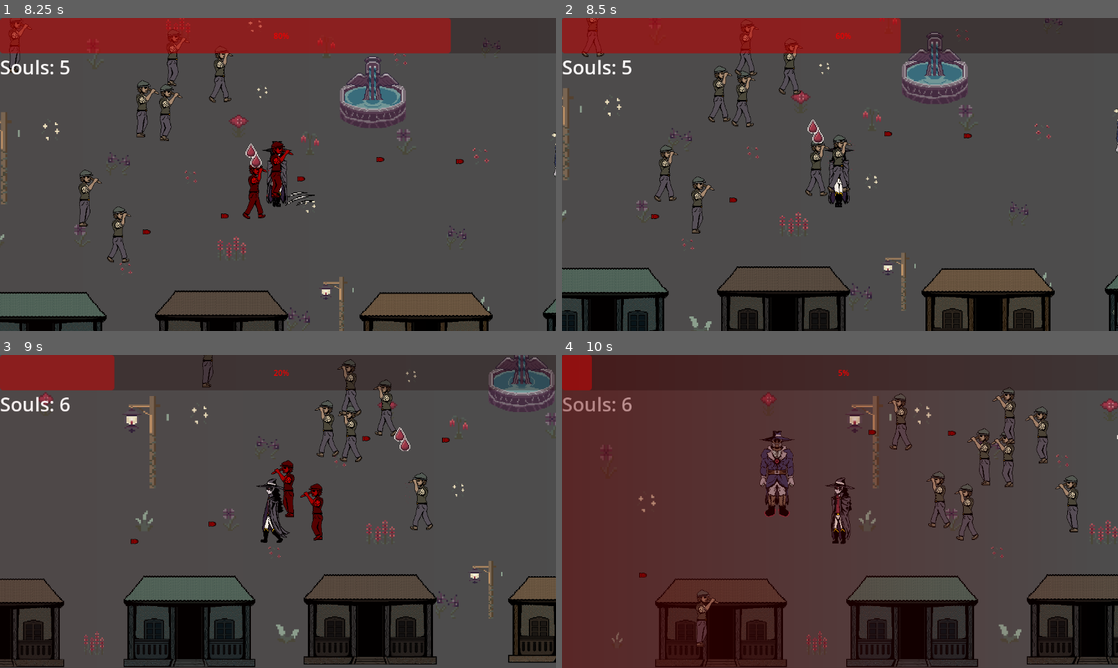
Above: before the commit, frames 1-4 (two rows, left to right).
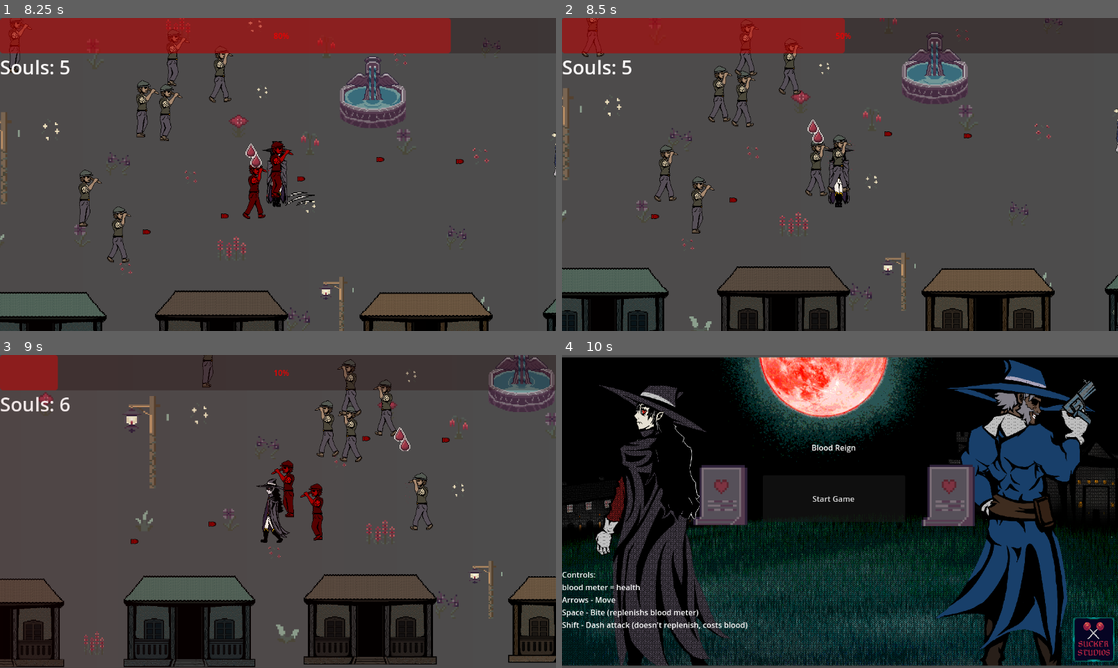
Above: after the commit, the same moments.

Repository: minakaragoz/Blood_Reign
Game: Godot game, scene res://final_level.tscn
The game is run twice, just before and just after one commit, with the same random seed, the same clock (stepped at 60 frames per second) and the same inputs. This scene is started directly instead of the project's main scene. Sound files missing from this copy of the repository are replaced by a short silence.
Inputs (mouse positions are in pixels of both pictures, inside the frame that each line leads up to):
- Up to frame 1 (8.25 s): move the mouse to (400, 158) at 0.52 s; hold Right (ui_right) 0.53-1.28 s; tap Space (bite) at 0.6, 1.55, 2.85, 4.55, 5.1, 6.05, 7.35 s; click (400, 158) at 0.67 s; tap C (claw) at 0.8, 1.35, 2.3, 3.6, 5.3, 5.85, 6.8, 8.1 s; move the mouse to (166, 190) at 1.27 s; hold Down (ui_down) 1.28-2.03 s; move the mouse to (333, 105) at 2.02 s; hold Right (ui_right) 2.03-2.78 s; tap X (bat_form) at 2.1, 6.6 s; move the mouse to (250, 237) at 2.77 s; hold Up (ui_up) 2.78-3.53 s; click (250, 237) at 2.92 s; move the mouse to (444, 221) at 3.52 s; hold Left (ui_left) 3.53-5.03 s; move the mouse to (111, 127) at 4.27 s; tap Shift (dash) at 4.35 s; move the mouse to (305, 174) at 5.02 s; hold Down (ui_down) 5.03-5.78 s; click (305, 174) at 5.17 s; move the mouse to (194, 96) at 5.77 s; hold Right (ui_right) 5.78-6.53 s; move the mouse to (400, 158) at 6.52 s; hold Up (ui_up) 6.53-7.28 s; move the mouse to (166, 190) at 7.27 s; hold Right (ui_right) 7.28-8.03 s; click (166, 190) at 7.42 s; move the mouse to (333, 105) at 8.02 s; hold Down (ui_down) from 8.03 s (still down)
- Up to frame 2 (8.5 s): keep holding Down (ui_down)
- Up to frame 3 (9 s): move the mouse to (250, 574) at 8.77 s; release Down (ui_down) at 8.78 s; hold Left (ui_left) from 8.78 s (still down); tap Shift (dash) at 8.85 s
- Up to frame 4 (10 s): tap Space (bite) at 9.05 s; release Left (ui_left) at 9.5 s; click (834, 642) at 9.5 s, where only the run after the commit has a clickable "Start Again?"

Frame 1 is identical in both runs. In frame 2, 1.1% of the frame differs, in the area x 49-61%, y 0-12%; in frame 3, 1.2%; in frame 4, 97%, in the area x 0-100%, y 0-100%.

Commit message:
Added more sounds

Diff:
--- a/DeathScreen.tscn
+++ b/DeathScreen.tscn
@@ -1,7 +1,8 @@
-[gd_scene load_steps=3 format=3 uid="uid://c7kocwgkm2ilo"]
+[gd_scene load_steps=4 format=3 uid="uid://c7kocwgkm2ilo"]
 
 [ext_resource type="Script" uid="uid://i8hbubxnydfy" path="res://death_screen.gd" id="1_58ct5"]
 [ext_resource type="Texture2D" uid="uid://2108g6fyfj7k" path="res://sprites/death screen.png" id="2_80igo"]
+[ext_resource type="AudioStream" uid="uid://6wis60axsf1t" path="res://raven cry.mp3" id="3_gircr"]
 
 [node name="Control" type="Control"]
 layout_mode = 3
@@ -35,3 +36,8 @@
 position = Vector2(553, 320)
 scale = Vector2(0.589815, 0.589815)
 texture = ExtResource("2_80igo")
+
+[node name="AudioStreamPlayer2D" type="AudioStreamPlayer2D" parent="."]
+stream = ExtResource("3_gircr")
+volume_db = 10.133
+autoplay = true
--- a/StartScreen.tscn
+++ b/StartScreen.tscn
@@ -1,8 +1,9 @@
-[gd_scene load_steps=4 format=3 uid="uid://csth6rvbndw0q"]
+[gd_scene load_steps=5 format=3 uid="uid://csth6rvbndw0q"]
 
 [ext_resource type="Script" uid="uid://cmqxg0yqo22lt" path="res://start_screen.gd" id="1_mqr7l"]
 [ext_resource type="Texture2D" uid="uid://dlmdtcgy8dtm5" path="res://sprites/grave4.png.webp" id="2_mqr7l"]
 [ext_resource type="Texture2D" uid="uid://75484itkegtl" path="res://sprites/start.png" id="3_mqr7l"]
+[ext_resource type="AudioStream" uid="uid://bfwuopvclir8p" path="res://sounds/1 game over whistle.wav" id="4_t2adt"]
 
 [node name="Control" type="Control"]
 layout_mode = 3
@@ -63,3 +64,7 @@
 position = Vector2(576.699, 324.199)
 scale = Vector2(0.407568, 0.431395)
 texture = ExtResource("3_mqr7l")
+
+[node name="AudioStreamPlayer2D" type="AudioStreamPlayer2D" parent="."]
+stream = ExtResource("4_t2adt")
+autoplay = true
--- a/bullet.gd
+++ b/bullet.gd
@@ -1,7 +1,7 @@
 extends Area2D
 
 @export var speed := 450
-@export var damage := 10
+@export var damage := 20
 var direction := Vector2.ZERO
 
 func _ready():
--- a/characters/Priest.tscn
+++ b/characters/Priest.tscn
@@ -1,9 +1,10 @@
-[gd_scene load_steps=16 format=3 uid="uid://bp7xmxbfhxnqd"]
+[gd_scene load_steps=17 format=3 uid="uid://bp7xmxbfhxnqd"]
 
 [ext_resource type="Script" uid="uid://c06aqjutfi7vv" path="res://characters/priest.gd" id="1_fhy20"]
 [ext_resource type="Texture2D" uid="uid://ctxuakj2mckjg" path="res://sprites/priest_throw.png" id="2_aia2w"]
 [ext_resource type="PackedScene" uid="uid://bomthetoe3ln1" path="res://HolyWater.tscn" id="2_k01hq"]
 [ext_resource type="Texture2D" uid="uid://dry4mg21hoala" path="res://sprites/priest_walk.png" id="3_k01hq"]
+[ext_resource type="Texture2D" uid="uid://phnu3d0bp3dl" path="res://priest_idle.png" id="5_qtnvp"]
 
 [sub_resource type="RectangleShape2D" id="RectangleShape2D_0eokr"]
 size = Vector2(55, 212)
@@ -119,8 +120,12 @@
 scale = Vector2(2.33081, 2.26893)
 sprite_frames = SubResource("SpriteFrames_3dj06")
 animation = &"throw"
-frame = 2
-frame_progress = 1.0
+
+[node name="IdlePriest" type="Sprite2D" parent="."]
+visible = false
+position = Vector2(-0.5, 0)
+scale = Vector2(2.26437, 2.30032)
+texture = ExtResource("5_qtnvp")
 
 [connection signal="body_entered" from="DetectionArea" to="." method="_on_detection_area_body_entered"]
 [connection signal="body_exited" from="DetectionArea" to="." method="_on_detection_area_body_exited"]
--- a/characters/player(trial).gd
+++ b/characters/player(trial).gd
@@ -1,5 +1,7 @@
 extends CharacterBody2D
-
+@onready var bite_sound: AudioStreamPlayer2D = $BiteSound
+@onready var claw_sound: AudioStreamPlayer2D = $ClawSound
+@onready var damage_sound: AudioStreamPlayer2D = $DamageSound
 @onready var bite_area = $BiteArea
 @onready var bite_sprite = $BiteArea/BiteSprite
 @onready var claw_area = $ClawArea
@@ -240,6 +242,8 @@
 		return
 
 	bite_timer = bite_cooldown
+	if bite_sound:
+		bite_sound.play()
 
 	if direction == Vector2.ZERO:
 		direction = Vector2.RIGHT
@@ -283,7 +287,8 @@
 		return
 
 	claw_timer = claw_cooldown
-
+	if claw_sound:
+		claw_sound.play()
 	# Attack direction fallback
 	if direction == Vector2.ZERO:
 		direction = Vector2.RIGHT
@@ -507,7 +512,8 @@
 	sprite_move_down.modulate = normal_color
 	sprite_move_up.modulate = normal_color
 	sprite_move_side.modulate = normal_color
-
+	if damage_sound:
+		damage_sound.play()
 	sprite_bat.modulate = normal_color
 
 func can_take_damage(damage_type: String) -> bool:
--- a/characters/player(trial).tscn
+++ b/characters/player(trial).tscn
@@ -12,6 +12,9 @@
 [ext_resource type="Texture2D" uid="uid://bs4jqnd1c00eb" path="res://sprites/player_walk_s.png" id="10_upyrn"]
 [ext_resource type="Texture2D" uid="uid://cv2t6a6kiykeg" path="res://sprites/player_walk_f.png" id="11_eus0g"]
 [ext_resource type="Texture2D" uid="uid://tmd336q5vydg" path="res://sprites/player_walk_b.png" id="12_l7hu3"]
+[ext_resource type="AudioStream" uid="uid://b6pcq3jcurb7c" path="res://sounds/claw attack miss.wav" id="13_eus0g"]
+[ext_resource type="AudioStream" uid="uid://clx3rfo21d2or" path="res://sounds/Copy of kill with bite.wav" id="14_l7hu3"]
+[ext_resource type="AudioStream" uid="uid://fqeao3m23hc2" path="res://sounds/Copy of 1 taking damage.mp3" id="15_l7hu3"]
 
 [sub_resource type="RectangleShape2D" id="RectangleShape2D_jisgs"]
 size = Vector2(31.5227, 25.204)
@@ -462,3 +465,13 @@
 scale = Vector2(4.76, 4.76)
 shape = SubResource("CircleShape2D_3ht1r")
 debug_color = Color(0.894303, 0.297145, 0.316204, 0.42)
+
+[node name="ClawSound" type="AudioStreamPlayer2D" parent="."]
+stream = ExtResource("13_eus0g")
+
+[node name="BiteSound" type="AudioStreamPlayer2D" parent="."]
+stream = ExtResource("14_l7hu3")
+attenuation = 1.07177
+
+[node name="DamageSound" type="AudioStreamPlayer2D" parent="."]
+stream = ExtResource("15_l7hu3")
--- a/ending.tscn
+++ b/ending.tscn
@@ -1,7 +1,8 @@
-[gd_scene load_steps=3 format=3 uid="uid://bvsmk4jeeyfen"]
+[gd_scene load_steps=4 format=3 uid="uid://bvsmk4jeeyfen"]
 
 [ext_resource type="Script" uid="uid://k6jf3unnklo3" path="res://ending.gd" id="1_dmh3q"]
 [ext_resource type="Texture2D" uid="uid://day05i63loi06" path="res://Ending.png" id="2_iggq8"]
+[ext_resource type="AudioStream" uid="uid://bfwuopvclir8p" path="res://sounds/1 game over whistle.wav" id="3_iggq8"]
 
 [node name="Control" type="Control"]
 layout_mode = 3
@@ -30,3 +31,7 @@
 offset_bottom = 1087.54
 scale = Vector2(3.32, 3.37854)
 text = "Restart"
+
+[node name="AudioStreamPlayer2D" type="AudioStreamPlayer2D" parent="."]
+stream = ExtResource("3_iggq8")
+autoplay = true
--- a/final_boss.gd
+++ b/final_boss.gd
@@ -4,7 +4,7 @@
 enum BossState { IDLE, RANGED, MELEE, TELEPORT }
 var state: BossState = BossState.IDLE
 var locked := false
-var health := 1
+var health := 600
 var dead := false
 var last_hit_type := ""
 
@@ -26,7 +26,7 @@
 @export var bullet_scene := preload("res://Bullet.tscn")
 
 # ================= SLAM =================
-@export var slam_damage := 40
+@export var slam_damage := 55
 @export var slam_anim_time := 1.2
 var slam_ready := true
 
--- a/final_level.tscn
+++ b/final_level.tscn
@@ -9,6 +9,8 @@
 [ext_resource type="PackedScene" uid="uid://rw7cajydbe30" path="res://SkillTreeUI.tscn" id="7_p6h35"]
 [ext_resource type="AudioStream" uid="uid://beugariy2ndl3" path="res://sounds/Copy of level music halloween-drums.wav" id="8_p6h35"]
 [ext_resource type="AudioStream" uid="uid://cnasxosbhyuc5" path="res://sounds/evil laugh.wav" id="9_0wel0"]
+[ext_resource type="PackedScene" uid="uid://dvrqrim3rhvb7" path="res://Traps/bearTrap.tscn" id="10_e0s3a"]
+[ext_resource type="PackedScene" uid="uid://bhdc16wy3d62j" path="res://Traps/bombTrap.tscn" id="11_eqx67"]
 
 [sub_resource type="LabelSettings" id="LabelSettings_0wel0"]
 font_size = 40
@@ -46,6 +48,7 @@
 [node name="FinalBoss" parent="." instance=ExtResource("5_p6h35")]
 position = Vector2(462, -525)
 scale = Vector2(2.92209, 2.916)
+collision_mask = 513
 
 [node name="CanvasLayer" type="CanvasLayer" parent="."]
 
@@ -160,3 +163,11 @@
 [node name="AudioStreamPlayer2D" type="AudioStreamPlayer2D" parent="."]
 stream = ExtResource("9_0wel0")
 autoplay = true
+
+[node name="BearTrap" parent="." instance=ExtResource("10_e0s3a")]
+position = Vector2(-1420, -991)
+scale = Vector2(3.64, 3.64)
+
+[node name="Node2D" parent="." instance=ExtResource("11_eqx67")]
+position = Vector2(-1227, 1587)
+scale = Vector2(2.72, 2.72)
Not shown: 1 places in characters/player(trial).tscn that only renumber resources
Not shown: 1 places in final_level.tscn that only renumber resources
Binary file added: priest_idle.png
Not shown, added: priest_idle.png.import
Not shown, added: raven cry.mp3.import
Not shown, added: raven cry.mp3
